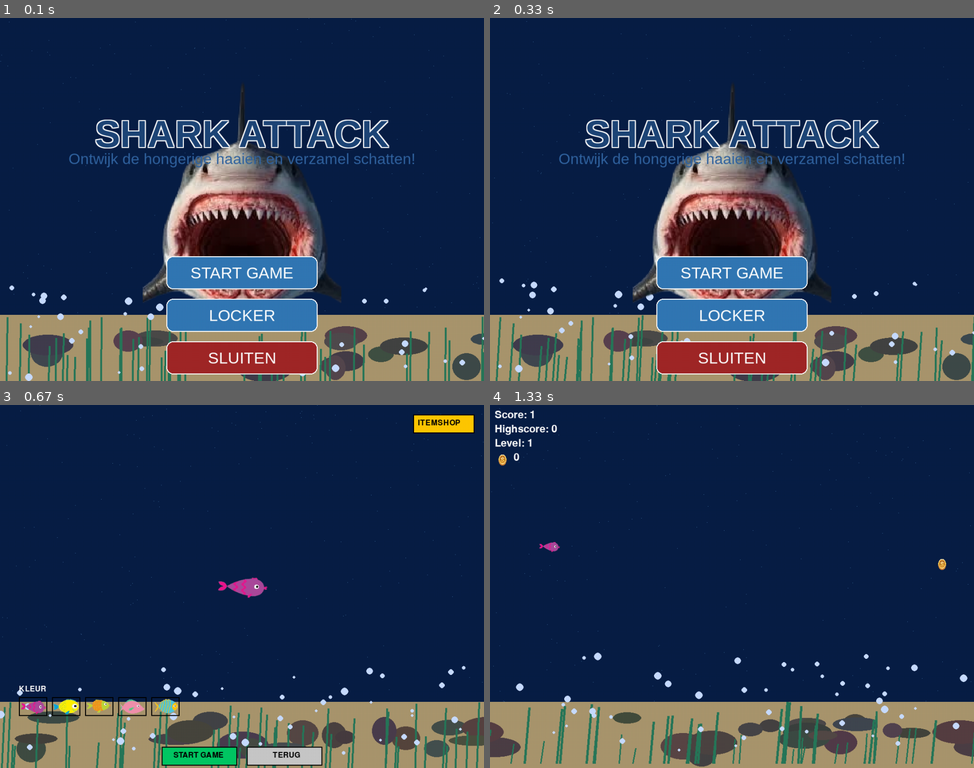
Above: before the commit, frames 1-4 (two rows, left to right).
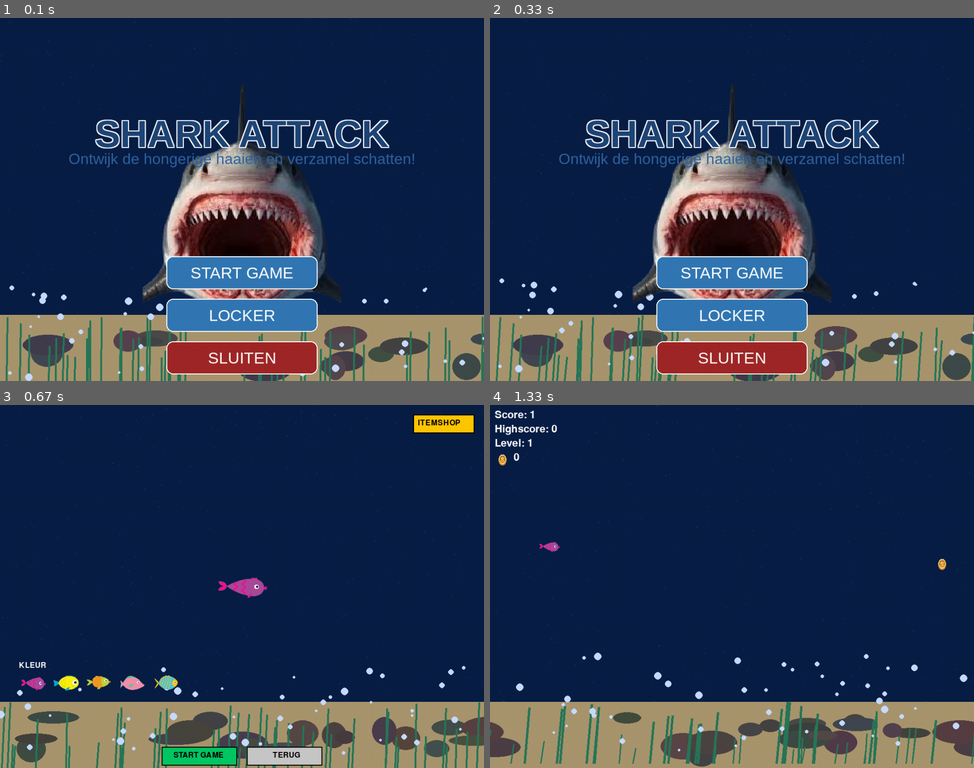
Above: after the commit, the same moments.

Repository: UCLL-introproject-2526/projectweek-46-alibi
Game: pygame game, started from main.py
Two runs of this game, one before a commit and one after it. Both use one fixed random seed, a clock stepped at 60 frames per second and the inputs below.
Inputs:
- Up to frame 1 (0.1 s): no input
- Up to frame 2 (0.33 s): no input
- Up to frame 3 (0.67 s): click "LOCKER" at 0.38 s
- Up to frame 4 (1.33 s): click "START GAME" at 0.72 s; hold Up from 1 s (still down)

Frames 1-2 are identical in both runs. In frame 3, 1.7% of the frame differs, in the area x 3-38%, y 70-86%; in frame 4, nothing differs.

Commit message:
vissen boven zand

Diff:
--- a/locker.py
+++ b/locker.py
@@ -18,6 +18,8 @@
     font = pygame.font.SysFont(None, 24)
 
     WIDTH, HEIGHT = screen.get_size()
+    SAND_HEIGHT = 140
+
 
     # -------------------------------
     #   VISSEN & PATRONEN
@@ -30,8 +32,9 @@
 
     BOX_SIZE = (60,40)
     START_X = 40
-    COLOR_Y = HEIGHT - 150
-    PATTERN_Y = HEIGHT - 90
+    COLOR_Y = HEIGHT - SAND_HEIGHT - 60
+    PATTERN_Y = HEIGHT - SAND_HEIGHT + 10
+
 
     start_button = pygame.Rect(WIDTH//2 - 170, HEIGHT - 45, 160, 40)
     back_button  = pygame.Rect(WIDTH//2 + 10,  HEIGHT - 45, 160, 40)
@@ -208,7 +211,6 @@
             small_image = pygame.image.load(small_path).convert_alpha()
             small_image = pygame.transform.scale(small_image, (BOX_SIZE[0], BOX_SIZE[1]))
             screen.blit(small_image, rect)
-            pygame.draw.rect(screen, (0, 0, 0), rect, 2)
 
         screen.blit(font.render("KLEUR", True, (255,255,255)),
                     (START_X, COLOR_Y - 25))
--- a/scores.txt
+++ b/scores.txt
@@ -10,3 +10,5 @@
 55
 >>>>>>> 49f5e2e6e33ab0a23995a5bcc1897cc80d81704f
 11
+10
+12
